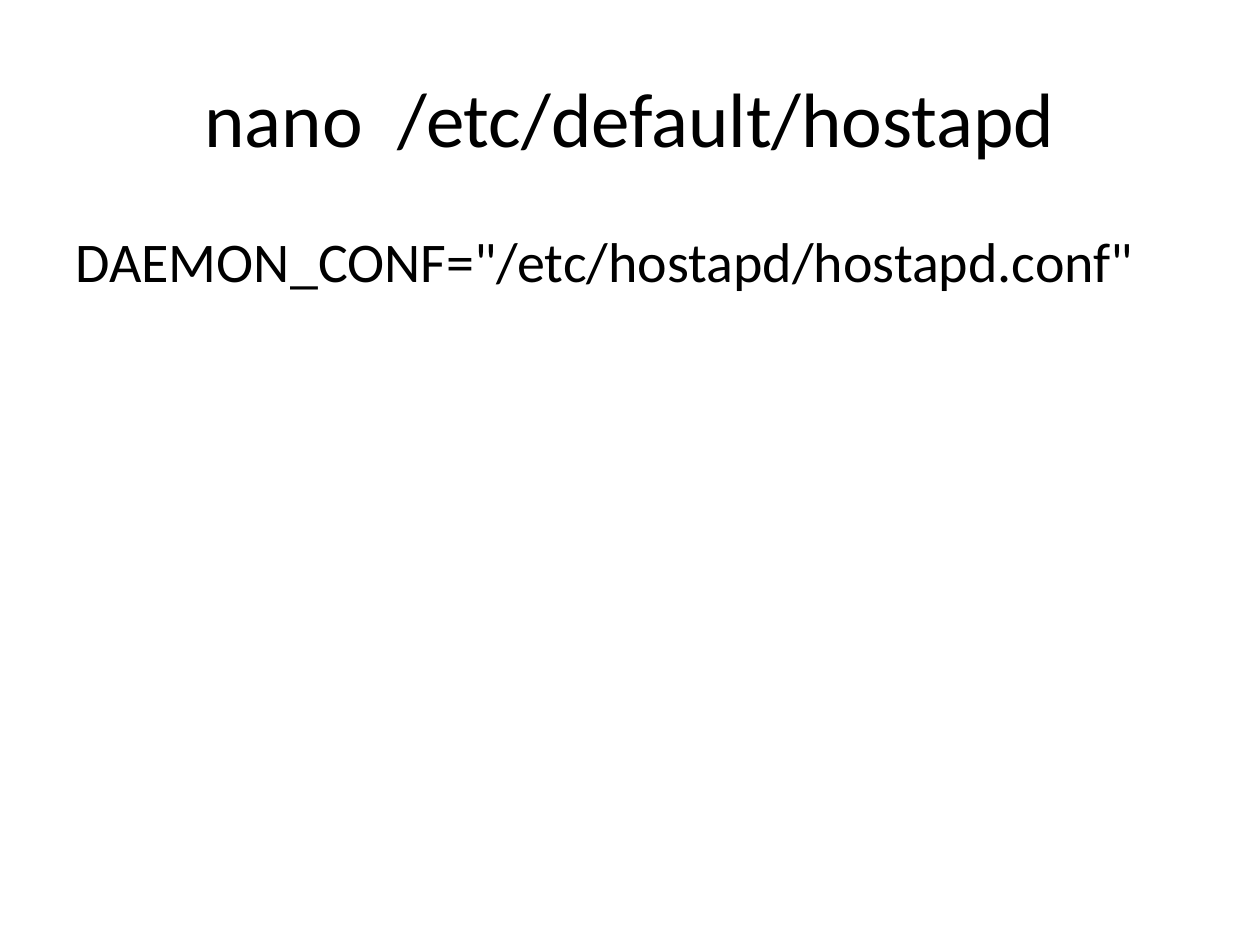
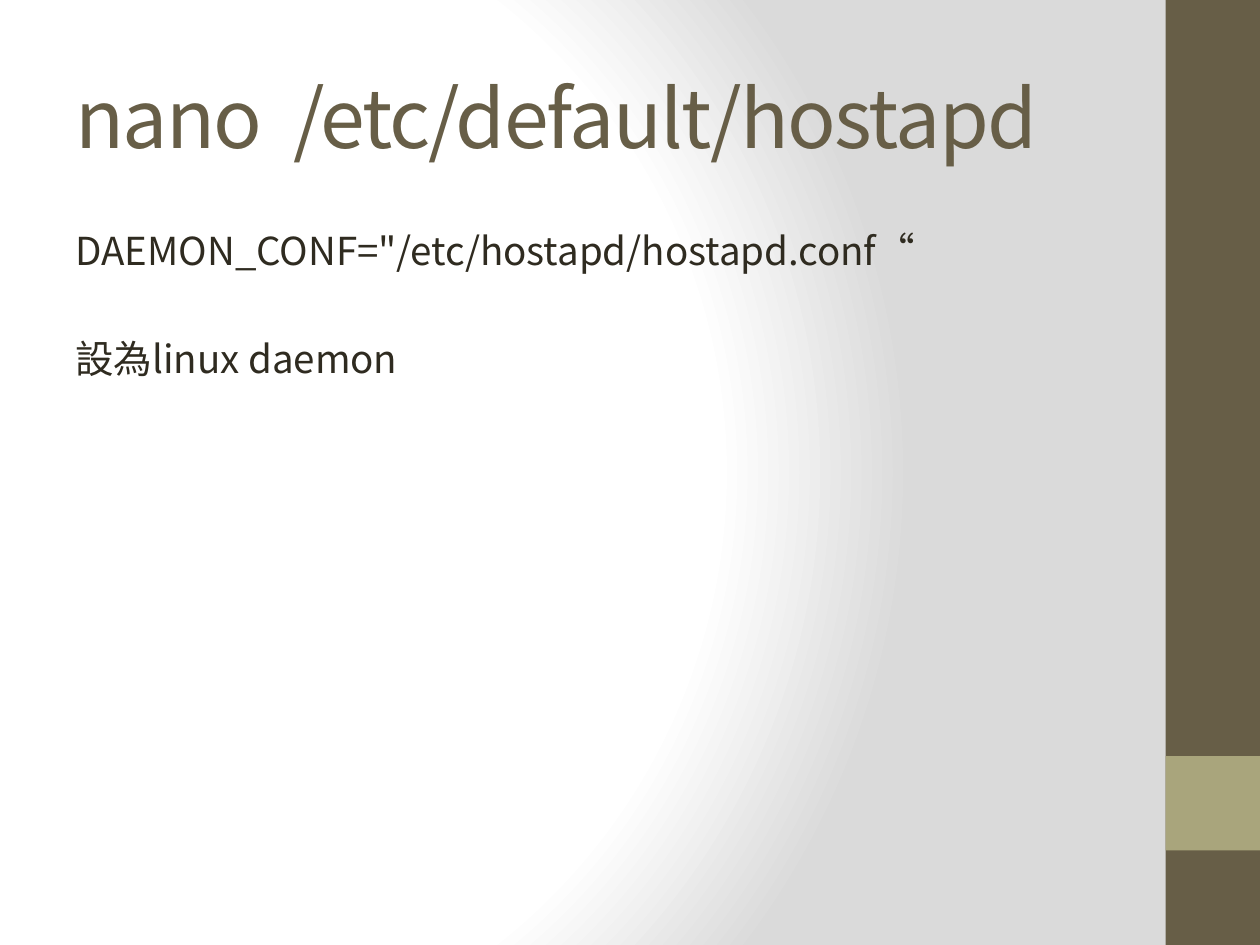
Before and after one commit to krnick/AP_MODE, a slide deck: slide 7 of 設定wifi ap_repeater.pptx. Drawn at 1260x945 pixels with LibreOffice and Linux fonts; fonts in the diff are those of the drawing. Boxes give left, top, right and bottom in pixels: in the first picture for what was removed or moved away, otherwise in the second. Text is boxed around its words. In the diff, an @@ line names an element or a change of style, - is before the commit and + after.

```diff
--- a/設定wifi ap_repeater.pptx
+++ b/設定wifi ap_repeater.pptx
@@ background #FFFFFF to gradient #FFFFFF to #DADADA @@
@@ rectangle added at (1166,0,1260,945), fill #675E47 @@
@@ title "nano /etc/default/hostapd" at (76,83,1037,167): size 44 to 46 pt, font Calibri to Noto Sans CJK SC, text colour #000000 to #675E47, letter spacing 0 to -1 pt; alignment centre to left @@
@@ text at (76,232,915,376): text changed; size 32 to 22 pt; font Calibri to Noto Sans CJK SC; text colour #000000 to #2F2B20 @@
-DAEMON_CONF="/etc/hostapd/hostapd.conf"
+DAEMON_CONF="/etc/hostapd/hostapd.conf“
+設為linux daemon
@@ rectangle added at (1166,756,1260,850), fill #A9A57C @@
```
Also in this commit, not shown: 17 other slides changed.
